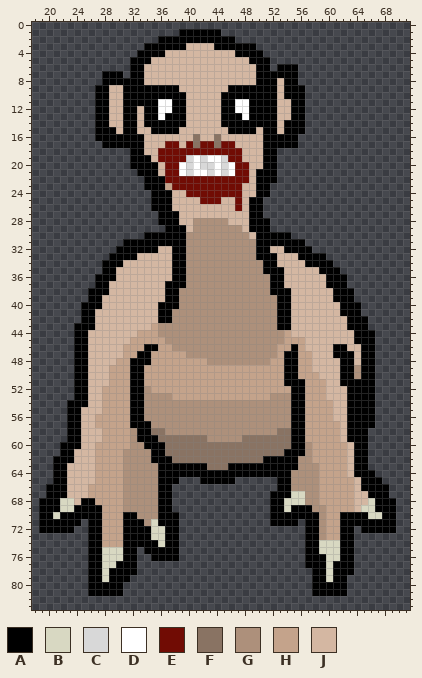
Sprite sheet, stored at Textures/Things/Pawn/Animal/SCR_SCP3199/SCR_SCP3199_south.png. This is how it looked before the edit.
The file is 85x85 pixels. Shown: x 18..71, y 0..83.
Palette (. is transparent): A #000000  B #d8d8c2  C #d8d8d8  D #ffffff  E #710c04  F #897363  G #ad907b  H #c4a38b  J #d4b7a2
Pixels before (only the part around the change), first column x 24:
58 AJJJHHHHGAAFFGGGGGGGGGGGGGGGGFFAAHHHHHJA
59 AJJJHHHHGAAAFFFFFFFGGGGGFFFFFFFAAHHHHHJA
60 AJJHHHHHGGAAAFFFFFFFFFFFFFFFFFFAAGHHHHHJ
61 JJJHHHHGGGGAAFFFFFFFFFFFFFFFFFAAAGHHHHHJ
62 JJJHHHHGGGGAAAFFFFFFFFFFFFFAAAAAGGHHHHHJ
63 JJJHHHHGGGGGAAAAAAAFFFAAAAAAAAAAGGGHHHHJ
64 JJJHHHHGGGGGAAAAAAAAAAAAAAAAAAAGGGGHHHHJ
65 JJJHHHHGGGGGAAA...AAAAA......AAGGGGHHHHH
66 JJHHHHHGGGGGAA...............AAGGGGHHHHH
67 JJHHHHHGGGGGAA..............AAABBGGHHHHH
68 JAAHHHHGGGGGAA..............AABBBGGHHHHH
69 AAAAHHHGGGGGAA..............AABAAAGGHHHH
70 AAAAHHHAAGGGAAA.............AAAAAAAGHHAA
71 A.AAHHHAAAGBAAA.............AAAA.AAGHHAA
72 ..AAHHHAAAABBAA..................AAGHHAA
73 ..AAHHHAAAABBAA..................AAGHHAA
74 ..AAHHHAAAAABAA..................AABBBAA
75 ..AABBBAA.AAAAA..................AABBBAA
76 ..AABBBAA..AAAA..................AAABBAA
77 ..AABBAAA........................AAABAAA
78 ..AABAAAA.........................AABAAA
79 ..AABAAA..........................AABAA.
80 ..AAAAA...........................AAAAA.
And afterwards:
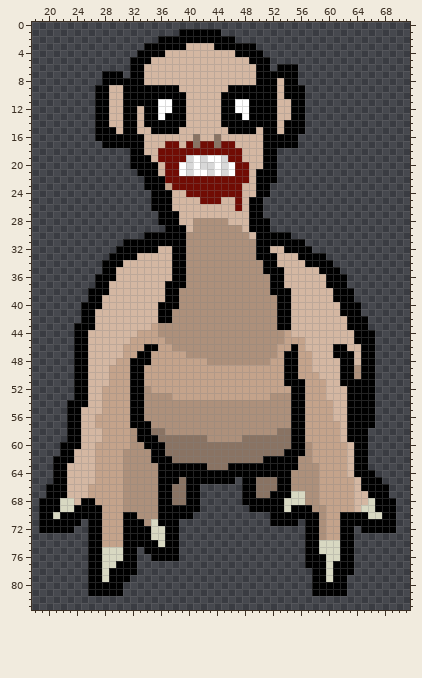
Author's note on the commit: fixed being able to build scp-762
Edits made:
Changed rows in their new state; - is an unchanged pixel.
first column x 38:
65 -FAA------AAFFF
66 FFAA------AAFFF
67 FFAA------AAFF-
68 FFAA------AAAA-
69 AAAA-------AAA-
70 -AA------------
Pixel boxes of the changes (left, top, right, bottom) in both pictures:
added: (172, 477, 200, 519)
added: (242, 477, 277, 512)
